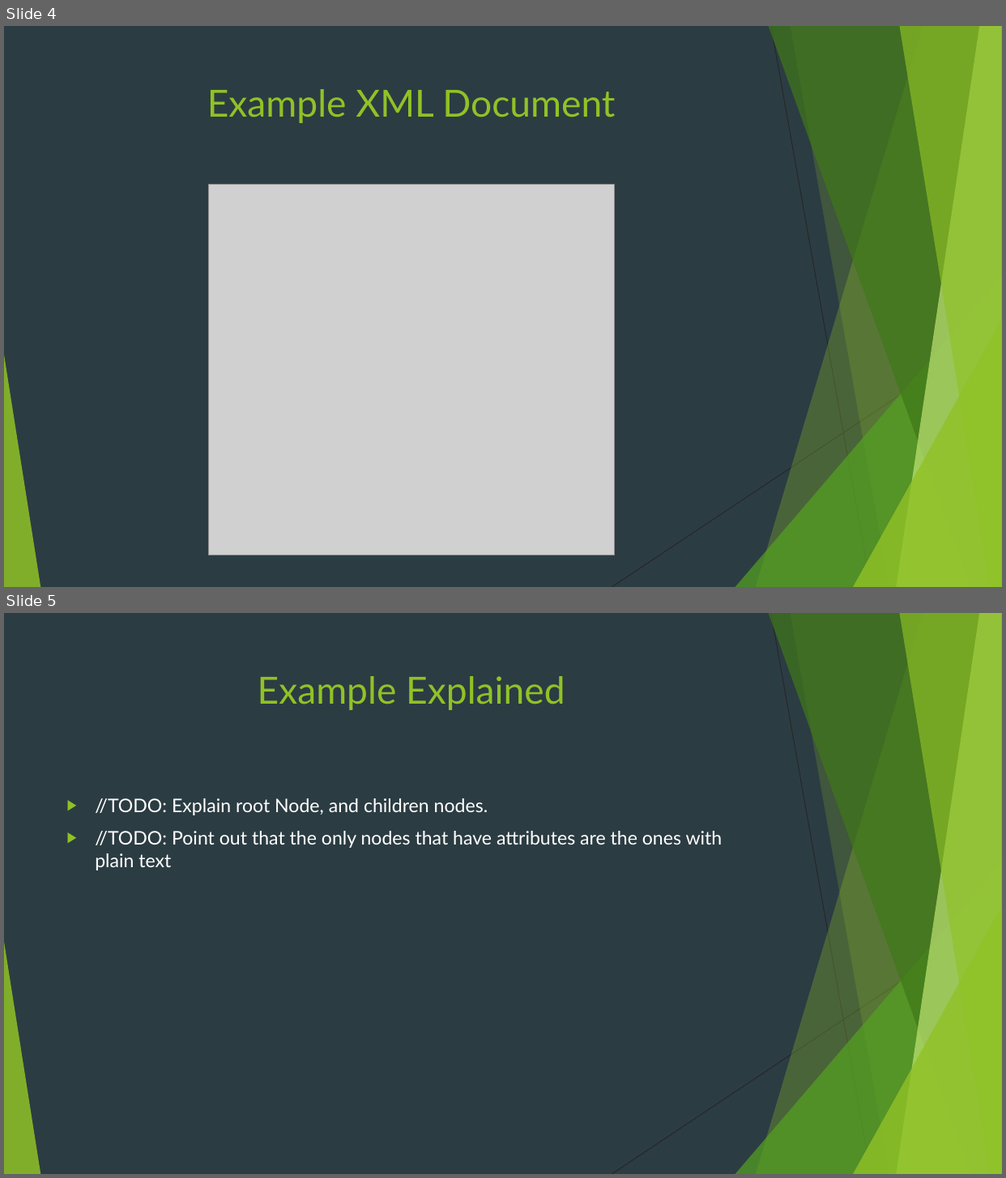
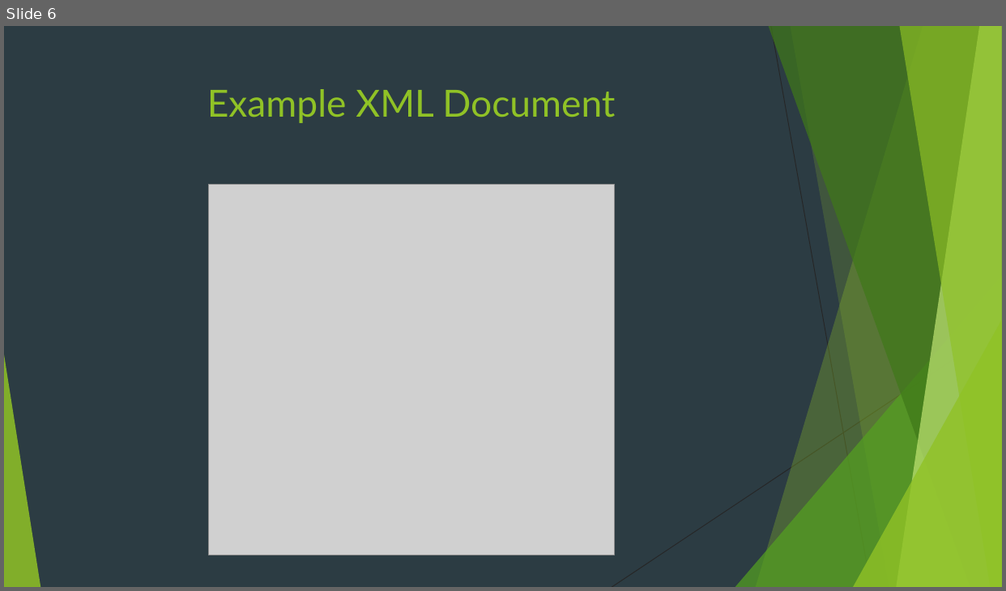
Before and after one commit to Sylvia-Olliff/XML-class, a slide deck: XML for Android.pptx. Shown one above the other, each under a label of ours: slides 4 and 5 before the commit, slide 6 after it. The pictures are 1006x1178 and 1006x591 pixels, drawn with LibreOffice and Linux fonts; fonts in the diff are those of the drawing; grey boxes stand for pictures. Boxes give left, top, right and bottom in pixels: in the first picture for what was removed or moved away, otherwise in the second. Text is boxed around its words. In the diff, an @@ line names an element or a change of style, - is before the commit and + after.

Commit message:
Almost Done
Added Schema information and more examples

```diff
--- a/XML for Android.pptx
+++ b/XML for Android.pptx
@@ slide 5 removed at <box>4,613,1002,1174</box>, background #2C3C43; not listed: 10 template elements that a slide beside it also shows @@
@@ title removed at <box>258,676,565,710</box> @@
-Example Explained
@@ text removed at <box>95,798,722,871</box> @@
-▶ //TODO: Explain root Node, and children nodes.
-▶ //TODO: Point out that the only nodes that have attributes are the ones with plain text
@@ what was slide 4 is now slide 6 @@
```
Also in this commit, not shown: 3 slides changed, 6 slides added.
